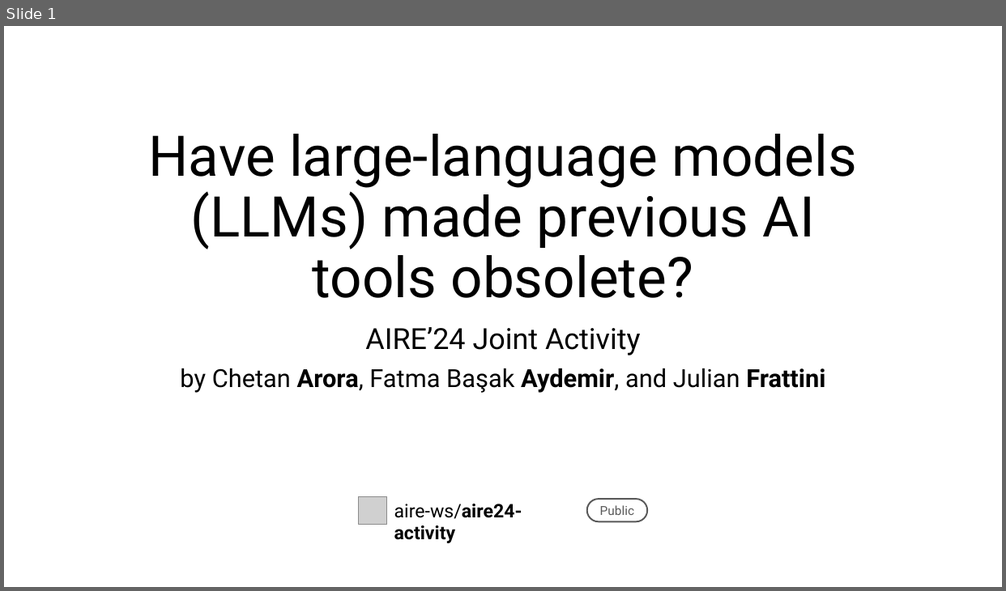
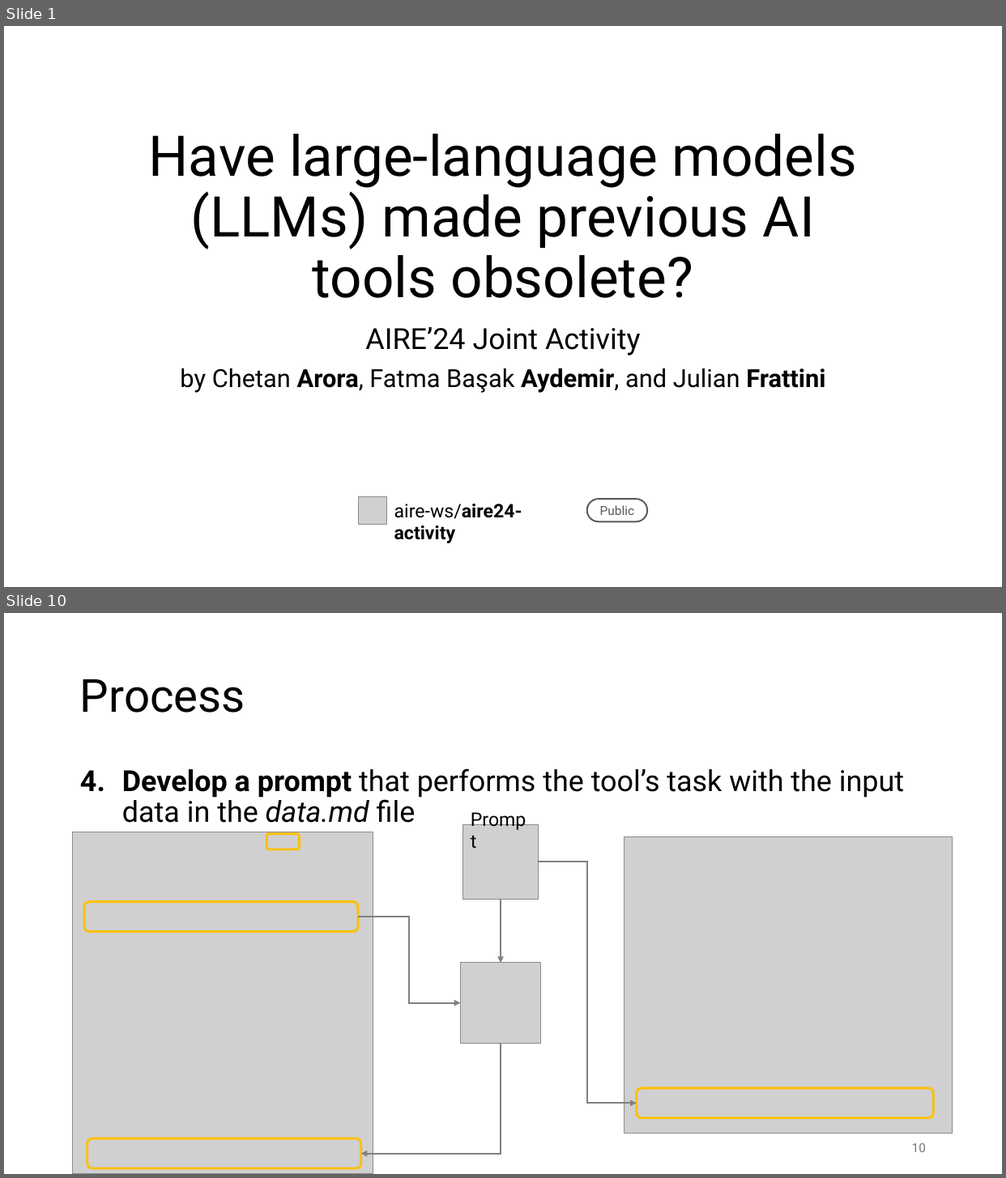
Before and after one commit to skopczynska/aire24-activity, a slide deck: presentation/aire24-activity-slides.pptx. Shown one above the other, each under a label of ours: slide 1 before the commit, slides 1 and 10 after it; the slides between them are not shown. The pictures are 1006x591 and 1006x1178 pixels, drawn with LibreOffice and Linux fonts; fonts in the diff are those of the drawing; grey boxes stand for pictures. Boxes give left, top, right and bottom in pixels: in the first picture for what was removed or moved away, otherwise in the second. Text is boxed around its words. In the diff, an @@ line names an element or a change of style, - is before the commit and + after.

```diff
--- a/presentation/aire24-activity-slides.pptx
+++ b/presentation/aire24-activity-slides.pptx
@@ slide 10 added at (4,613,1002,1174), background #FFFFFF @@
@@ title added at (80,679,245,713), 44 pt, text #000000 @@
+Process
@@ text added at (122,769,904,823), 28 pt, text #000000 @@
+4. Develop a prompt that performs the tool’s task with the input data in the data.md file
@@ text added at (463,804,538,834), 18 pt, text #000000 @@
+Prompt
@@ picture added at (463,825,538,900) @@
@@ picture added at (73,832,373,1174) @@
@@ rounded rectangle added at (266,834,300,850), outline #FFC000 2.25 pt @@
@@ picture added at (624,837,953,1133) @@
@@ elbow arrow added from (538, 862) to (637, 1103), #808080 1.5 pt @@
@@ rounded rectangle added at (84,902,358,932), outline #FFC000 2.25 pt @@
@@ arrow added from (501, 900) to (501, 963), #808080 1.5 pt @@
@@ elbow arrow added from (358, 917) to (461, 1003), #808080 1.5 pt @@
@@ picture added at (461,963,541,1043) @@
@@ elbow arrow added from (501, 1043) to (361, 1154), #808080 1.5 pt @@
@@ rounded rectangle added at (637,1088,934,1118), outline #FFC000 2.25 pt @@
@@ text added at (80,1142,143,1157), 12 pt, text #797979 @@
+20.06.2024
@@ rounded rectangle added at (87,1139,361,1169), outline #FFC000 2.25 pt @@
@@ page number added at (912,1144,926,1152), 12 pt, text #797979 @@
+10
```
Also in this commit, not shown: 8 slides changed, 6 other slides added, 1 other file.
